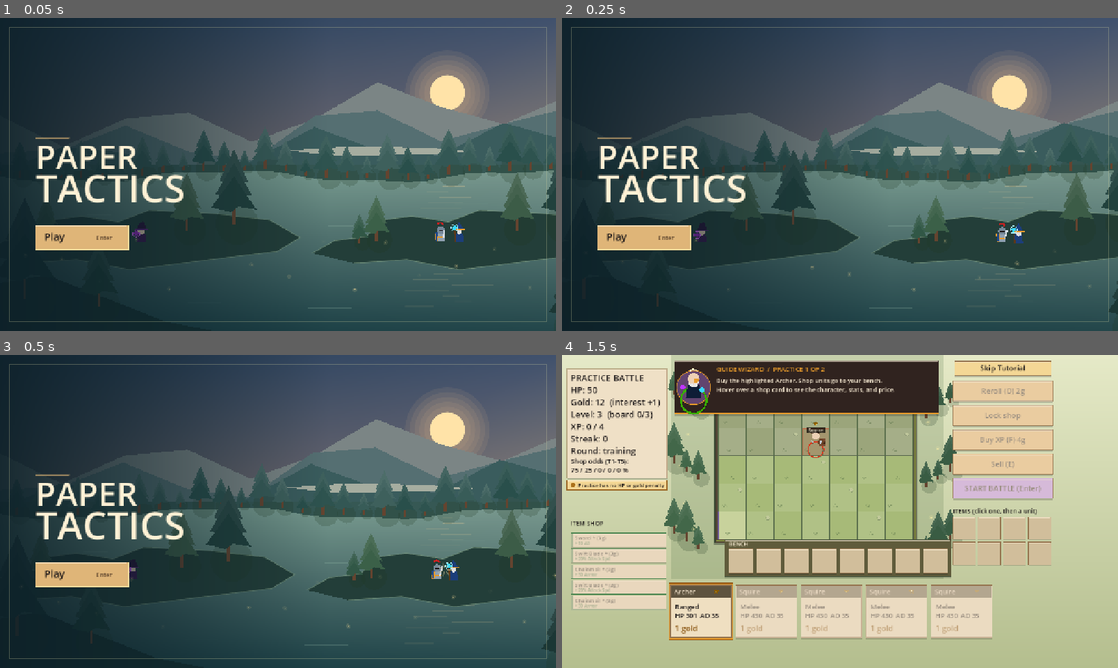
Above: before the commit, frames 1-4 (two rows, left to right).
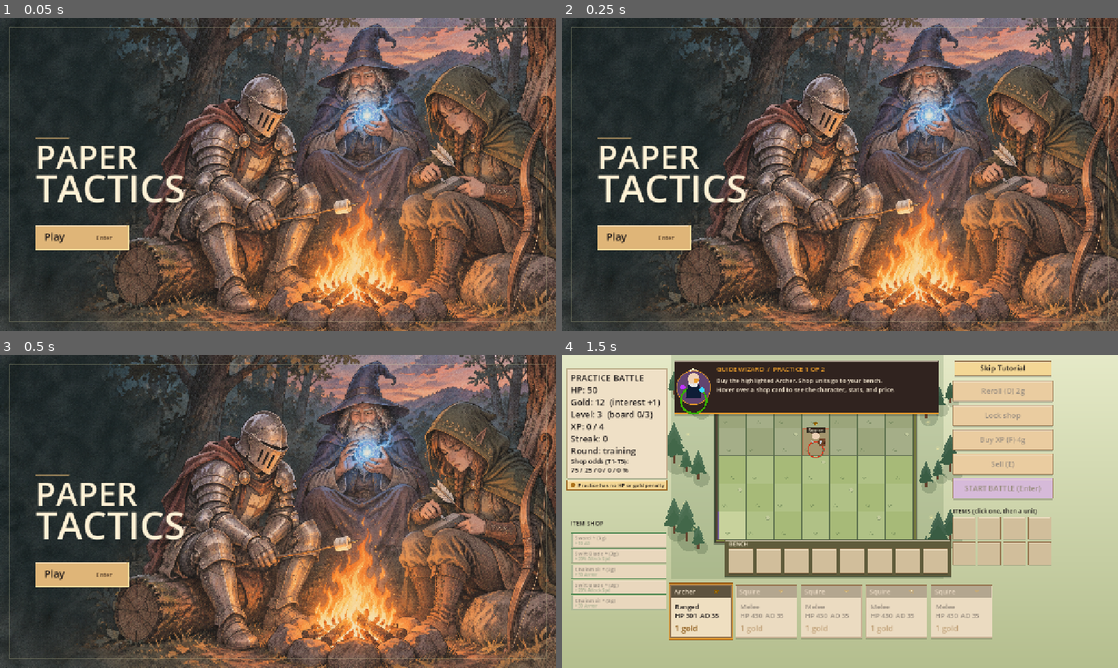
Above: after the commit, the same moments.

Repository: LionelBolling/Project-5
Game: Godot game, scene res://main.tscn
Two runs of this game, one before a commit and one after it. Both use one fixed random seed, a clock stepped at 60 frames per second and the inputs below.
Inputs (mouse positions are in pixels of both pictures, inside the frame that each line leads up to):
- Up to frame 1 (0.05 s): no input
- Up to frame 2 (0.25 s): no input
- Up to frame 3 (0.5 s): no input
- Up to frame 4 (1.5 s): tap Enter at 0.5, 0.6 s; move the mouse to (962, 495) at 0.52 s; hold D 0.53-1.25 s; click (962, 495) at 0.67 s; tap Space at 0.77, 1.07 s; drag from (728, 527) to (812, 574) at 1.27 s

The runs differ from the first frame. In frame 1, 75% of the frame differs, in the area x 0-100%, y 0-100%; in frame 2, 75%; in frame 3, 75%; in frame 4, nothing differs.

Commit message:
Use a still campfire sketch on the title screen

Diff:
--- a/docs/main.gd
+++ b/docs/main.gd
@@ -35,8 +35,7 @@
 const LESSON_NEXT := Rect2(734, 98, 114, 30)
 const SKIP_TUTORIAL := Rect2(904, 14, 222, 33)
 const TITLE_PLAY := Rect2(82, 477, 214, 55)
-const TITLE_CAMERA_SPEED := 38.0
-const TITLE_SHORE_SPACING := 760.0
+const TITLE_CAMPFIRE := preload("res://title_campfire.png")
 const TUTORIAL_LINES := [
 	["Buy the highlighted Archer. Shop units go to your bench.",
 		"Hover over a shop card to see the character, stats, and price."],
@@ -224,7 +223,6 @@
 
 var gold := STARTING_GOLD
 var title_open := true
-var title_elapsed := 0.0
 var title_hover := 0.0
 var tutorial_step := Tutorial.BUY
 var practice_round := 1
@@ -975,7 +973,6 @@
 
 func _process(dt):
 	if title_open:
-		title_elapsed += dt
 		var over_play := TITLE_PLAY.has_point(get_viewport().get_mouse_position())
 		title_hover = move_toward(title_hover, 1.0 if over_play else 0.0, dt * 7.0)
 		queue_redraw()
@@ -1670,131 +1667,14 @@
 			Vector2(base.x - width * 0.14, y + height * 0.47), Vector2(base.x - width, y + height * 0.41)])
 		draw_colored_polygon(points, tint.lightened(float(2 - layer) * 0.04))
 
-func draw_title_landscape(pan: float):
-	var sky := PackedVector2Array([Vector2.ZERO, Vector2(1280, 0), Vector2(1280, 720), Vector2(0, 720)])
-	draw_polygon(sky, PackedColorArray([Color("253C55"), Color("40516D"), Color("E1B581"), Color("9F806E")]))
-	var sun := Vector2(1030, 172)
-	for i in range(5, 0, -1):
-		draw_circle(sun, 42.0 + i * 11.0, Color("FFCA8D", 0.08), true, -1, true)
-	draw_circle(sun, 40, Color("FFE3A8"), true, -1, true)
-
-	for layer in range(3):
-		var offset := pan * (0.18 + layer * 0.14)
-		var first := floori(offset / 145.0) - 1
-		var ridge := PackedVector2Array([Vector2(first * 145.0 - offset, 440)])
-		for i in range(first, first + 13):
-			var x := i * 145.0 - offset
-			var height := 225.0 + layer * 42.0 + sin(i * 1.83 + layer) * 52.0 + sin(i * 0.67) * 33.0
-			ridge.append(Vector2(x, height))
-		ridge.append(Vector2(ridge[-1].x, 440))
-		var tint := [Color("7B8585"), Color("556F72"), Color("3A5C5D")][layer] as Color
-		draw_colored_polygon(ridge, tint)
-
-	for repeat in range(-1, 2):
-		var lake_x := 664.0 + repeat * 1450.0 - fposmod(pan * 0.32, 1450.0)
-		draw_colored_polygon(PackedVector2Array([Vector2(lake_x, 305), Vector2(lake_x + 131, 296),
-			Vector2(lake_x + 315, 298), Vector2(lake_x + 442, 307),
-			Vector2(lake_x + 325, 314), Vector2(lake_x + 111, 317)]), Color("A6ADA0"))
-	draw_polygon(PackedVector2Array([Vector2(0, 348), Vector2(1280, 348), Vector2(1280, 720), Vector2(0, 720)]),
-		PackedColorArray([Color("779E91"), Color("79988E"), Color("23464A"), Color("163A41")]))
-	var tree_offset := pan * 0.44
-	var first_tree := floori(tree_offset / 47.0) - 2
-	var last_tree := first_tree + 32
-	var distant_shore := PackedVector2Array([Vector2(first_tree * 47.0 - tree_offset, 337),
-		Vector2(last_tree * 47.0 - tree_offset, 337)])
-	for i in range(last_tree, first_tree - 1, -1):
-		var x := i * 47.0 - tree_offset
-		var y := 360.0 + sin(i * 0.42) * 12.0 + sin(i * 1.3) * 4.0
-		distant_shore.append(Vector2(x, y + 4.0))
-	draw_colored_polygon(distant_shore, Color("365854"))
-	for i in range(first_tree, last_tree + 1):
-		var x := i * 47.0 - tree_offset
-		var y := 360.0 + sin(i * 0.42) * 12.0 + sin(i * 1.3) * 4.0
-		draw_forest_tree(Vector2(x, y), 33.0 + posmod(i * 53, 78), Color("294F4B").lightened(posmod(i, 5) * 0.024))
-	for i in range(24):
-		var y := 374.0 + i * 12.6
-		var shine := absf(sin(title_elapsed * 0.48 + i * 1.7))
-		var width := 18.0 + (i % 7) * 12.0 + 21.0 * shine
-		var x := sun.x - width / 2.0 + sin(i * 2.4) * (18.0 + i * 2.1)
-		draw_line(Vector2(x, y), Vector2(x + width, y), Color("F6D399", (0.28 - i * 0.006) * shine), 1.0 + i * 0.06, true)
-		var ripple_x := fposmod(i * 277.0 - pan * 0.48, 1400.0) - 60.0
-		draw_line(Vector2(ripple_x, y + 4), Vector2(ripple_x + 55 + i % 3 * 22, y + 4),
-			Color("B2D7C0", shine * 0.18), 1.0, true)
-
-func draw_title_shore(offset: float, section: int):
-	draw_set_transform(Vector2(offset, 0))
-	var island := PackedVector2Array([Vector2(720, 541), Vector2(772, 512), Vector2(844, 503),
-		Vector2(882, 465), Vector2(949, 456), Vector2(1034, 469), Vector2(1105, 442), Vector2(1254, 450),
-		Vector2(1383, 465), Vector2(1452, 505), Vector2(1399, 537), Vector2(1060, 579),
-		Vector2(938, 556), Vector2(816, 564)])
-	draw_colored_polygon(island, Color("233E39"))
-	draw_polyline(island, Color("729079", 0.64), 2.0, true)
-	draw_forest_tree(Vector2(1300, 476), 174, Color("21413D"))
-	draw_forest_tree(Vector2(1192, 489), 133, Color("3C5C47"))
-	draw_forest_tree(Vector2(868, 514), 105, Color("3B6048"))
-	draw_forest_tree(Vector2(829, 519), 68, Color("315746"))
-
-	draw_title_duel(section)
-	draw_set_transform(Vector2.ZERO)
-
-func draw_title_duel(section: int):
-	var beat := fposmod(title_elapsed + section * 0.77 + 0.55, 2.8)
-	var closing := smoothstep(0.0, 0.70, beat) * (1.0 - smoothstep(1.95, 2.75, beat))
-	var left := Vector2(988 + closing * 29.0, 503)
-	var right := Vector2(1090 - closing * 32.0, 503)
-	var left_attack := clampf(1.10 - beat, 0.0, 0.35)
-	var right_attack := clampf(1.88 - beat, 0.0, 0.35)
-	var advancing := beat < 0.70 or beat >= 1.95
-	var stance := "move" if advancing else "idle"
-	var left_style := "attack" if beat >= 0.75 and left_attack > 0.0 else stance
-	var right_style := "attack" if beat >= 1.53 and right_attack > 0.0 else stance
-	var first := "Knight" if posmod(section, 2) == 0 else "Rogue"
-	var second := "Mage" if posmod(section, 2) == 0 else "Witch"
-	draw_fantasy_unit(left, {"n": first}, 0, left_style, title_elapsed * 2.0, left_attack, 1.0, false)
-	draw_fantasy_unit(right, {"n": second}, 1, right_style, title_elapsed * 2.0, right_attack, -1.0, false)
-	var hit := beat - 0.93 if beat < 1.50 else beat - 1.71
-	if hit >= 0.0 and hit < 0.23:
-		var origin := (left + right) * 0.5 - Vector2(0, 9)
-		var color := Color("FFE3A8") if beat < 1.50 else Color("CCA7FF")
-		color.a = 1.0 - hit / 0.23
-		for i in range(7):
-			var direction := Vector2.from_angle(i * TAU / 7.0)
-			draw_line(origin + direction * hit * 47.0, origin + direction * (7.0 + hit * 66.0), color, 2.0, true)
-
 func draw_title_screen():
-	var pan := title_elapsed * TITLE_CAMERA_SPEED
-	draw_title_landscape(pan)
-	var shore_pan := pan * 0.72
-	var shore_section := floori(shore_pan / TITLE_SHORE_SPACING)
-	for repeat in range(-1, 2):
-		var offset := repeat * TITLE_SHORE_SPACING - fposmod(shore_pan, TITLE_SHORE_SPACING)
-		if offset + 1452.0 > 0.0 and offset + 720.0 < 1280.0:
-			draw_title_shore(offset, shore_section + repeat)
-	for repeat in range(-1, 2):
-		draw_set_transform(Vector2(repeat * 1440.0 - fposmod(pan, 1440.0), 0))
-		draw_colored_polygon(PackedVector2Array([Vector2(-100, 628), Vector2(109, 591), Vector2(250, 646),
-			Vector2(381, 698), Vector2(598, 740), Vector2(-100, 740)]), Color("142F31"))
-		draw_forest_tree(Vector2(59, 646), 233, Color("173937"))
-		draw_forest_tree(Vector2(229, 664), 152, Color("1C3E37"))
-		draw_forest_tree(Vector2(1320, 718), 182, Color("1B3735"))
-	draw_set_transform(Vector2.ZERO)
-	for i in range(16):
-		var glow := 0.30 + 0.26 * sin(title_elapsed * 1.5 + i * 2.3)
-		var p := Vector2(fposmod(630.0 + i * 79.0 - pan * 0.63, 1380.0) - 50.0 + sin(title_elapsed + i) * 9.0,
-			566.0 + sin(i * 2.6 + title_elapsed * 0.52) * 59.0)
-		draw_circle(p, 5, Color("FFE299", glow * 0.28))
-		draw_circle(p, 1.6, Color("FFE299", glow))
-
-	var shade := Color("0D2028", 0.91)
-	var clear := Color("0D2028", 0.0)
-	draw_polygon(PackedVector2Array([Vector2.ZERO, Vector2(756, 0), Vector2(756, 720), Vector2(0, 720)]),
-		PackedColorArray([shade, clear, clear, shade]))
+	draw_texture_rect(TITLE_CAMPFIRE, Rect2(0, 0, 1280, 720), false)
 	draw_rect(Rect2(22, 22, 1236, 676), Color("D8D6A1", 0.30), false, 1.0)
 	draw_line(Vector2(83, 276), Vector2(159, 276), Color("E6BB78"), 2.0, true)
 	T(Vector2(82, 347), "PAPER", 76, Color("FFF1D5"))
 	T(Vector2(82, 424), "TACTICS", 88, Color("FFF1D5"))
 	var hover := smoothstep(0.0, 1.0, title_hover)
-	var play := Rect2(TITLE_PLAY.position + Vector2(0, -3.0 * hover), TITLE_PLAY.size)
+	var play := TITLE_PLAY
 	draw_paper_panel(play, Color("DFB578").lightened(hover * 0.20), Color("F7DC9C"), 5.0)
 	T(play.position + Vector2(20, 35), "Play", 23, INK)
 	T(play.position + Vector2(139, 34), "Enter", 14, Color("573F29"))
Binary file added: docs/title_campfire.png
Not shown, added: docs/title_campfire.png.import
Not shown, changed: docs/index.pck
